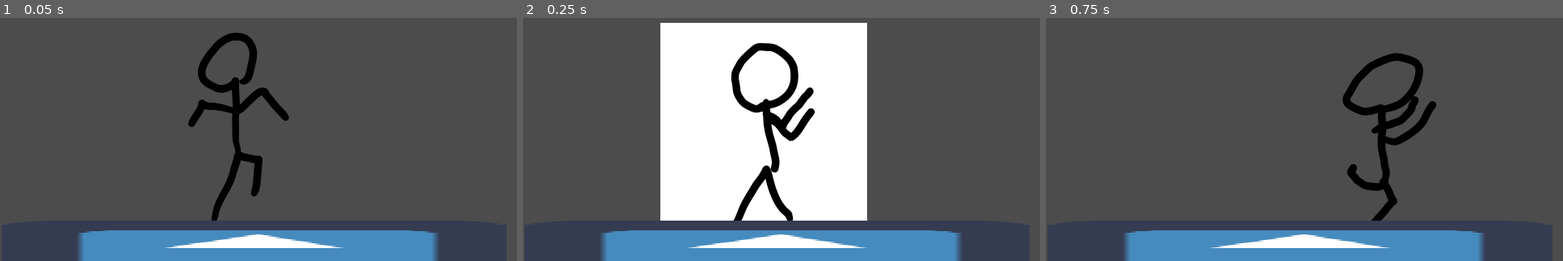
Above: before the commit, frames 1-3 (left to right).
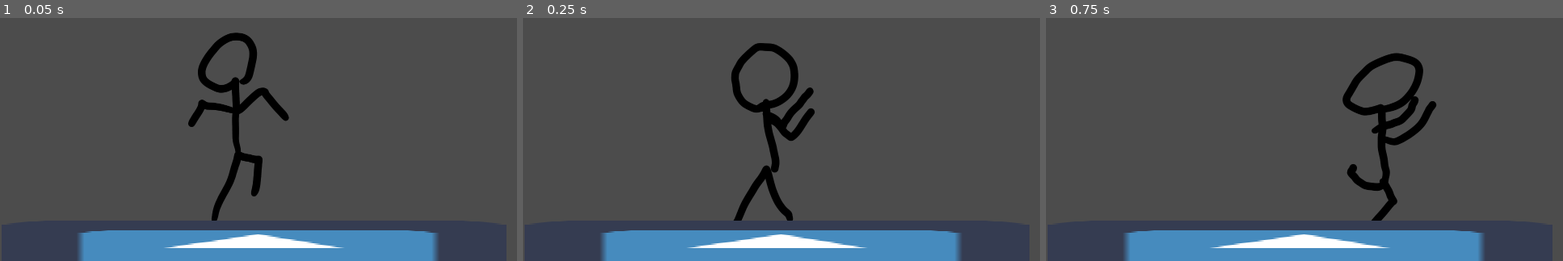
Above: after the commit, the same moments.

Repository: Utfigyii/fighting
Game: Godot game, scene res://assets/scenes/testArena.tscn
The game is run twice, just before and just after one commit, with the same random seed, the same clock (stepped at 60 frames per second) and the same inputs. The engine's default icon, where the game draws it, is replaced by a stand-in: a white triangle on a blue panel in a dark square.
Inputs:
- Up to frame 1 (0.05 s): no input
- Up to frame 2 (0.25 s): no input
- Up to frame 3 (0.75 s): tap Enter at 0.5 s; hold Right (ui_right) from 0.53 s (still down)

Frame 1 is identical in both runs. In frame 2, 30% of the frame differs, in the area x 26-67%, y 1-84%; in frame 3, nothing differs.

Commit message:
uudelleenrenderöity idle alpha kanavan kanssa

Diff:
--- a/assets/characters/FIGHTER_stickman.tscn
+++ b/assets/characters/FIGHTER_stickman.tscn
@@ -123,35 +123,6 @@
 "transitions": PoolRealArray( 1 ),
 "update": 1,
 "values": [ 0 ]
-}
-
-[sub_resource type="Animation" id=3]
-resource_name = "ljab"
-length = 0.2
-step = 0.01
-tracks/0/type = "value"
-tracks/0/path = NodePath("AnimatedSprite:animation")
-tracks/0/interp = 1
-tracks/0/loop_wrap = true
-tracks/0/imported = false
-tracks/0/enabled = true
-tracks/0/keys = {
-"times": PoolRealArray( 0 ),
-"transitions": PoolRealArray( 1 ),
-"update": 1,
-"values": [ "ljab" ]
-}
-tracks/1/type = "value"
-tracks/1/path = NodePath("AnimatedSprite:frame")
-tracks/1/interp = 1
-tracks/1/loop_wrap = true
-tracks/1/imported = false
-tracks/1/enabled = true
-tracks/1/keys = {
-"times": PoolRealArray( 0, 0.1 ),
-"transitions": PoolRealArray( 1, 1 ),
-"update": 1,
-"values": [ 0, 1 ]
 }
 
 [sub_resource type="Animation" id=9]
@@ -259,7 +230,6 @@
 anims/crouch = SubResource( 15 )
 anims/idle = SubResource( 2 )
 anims/jump = SubResource( 12 )
-anims/ljab = SubResource( 3 )
 anims/walk = SubResource( 9 )
 
 [node name="AnimationTree" type="AnimationTree" parent="KinematicBody2D"]
Not shown: 1 places in assets/characters/FIGHTER_stickman.tscn that only renumber resources
Binary file changed: assets/textures/fighters/stickman/stickman_idle0000.png
Binary file changed: assets/textures/fighters/stickman/stickman_idle0001.png
Binary file changed: assets/textures/fighters/stickman/stickman_idle0002.png
